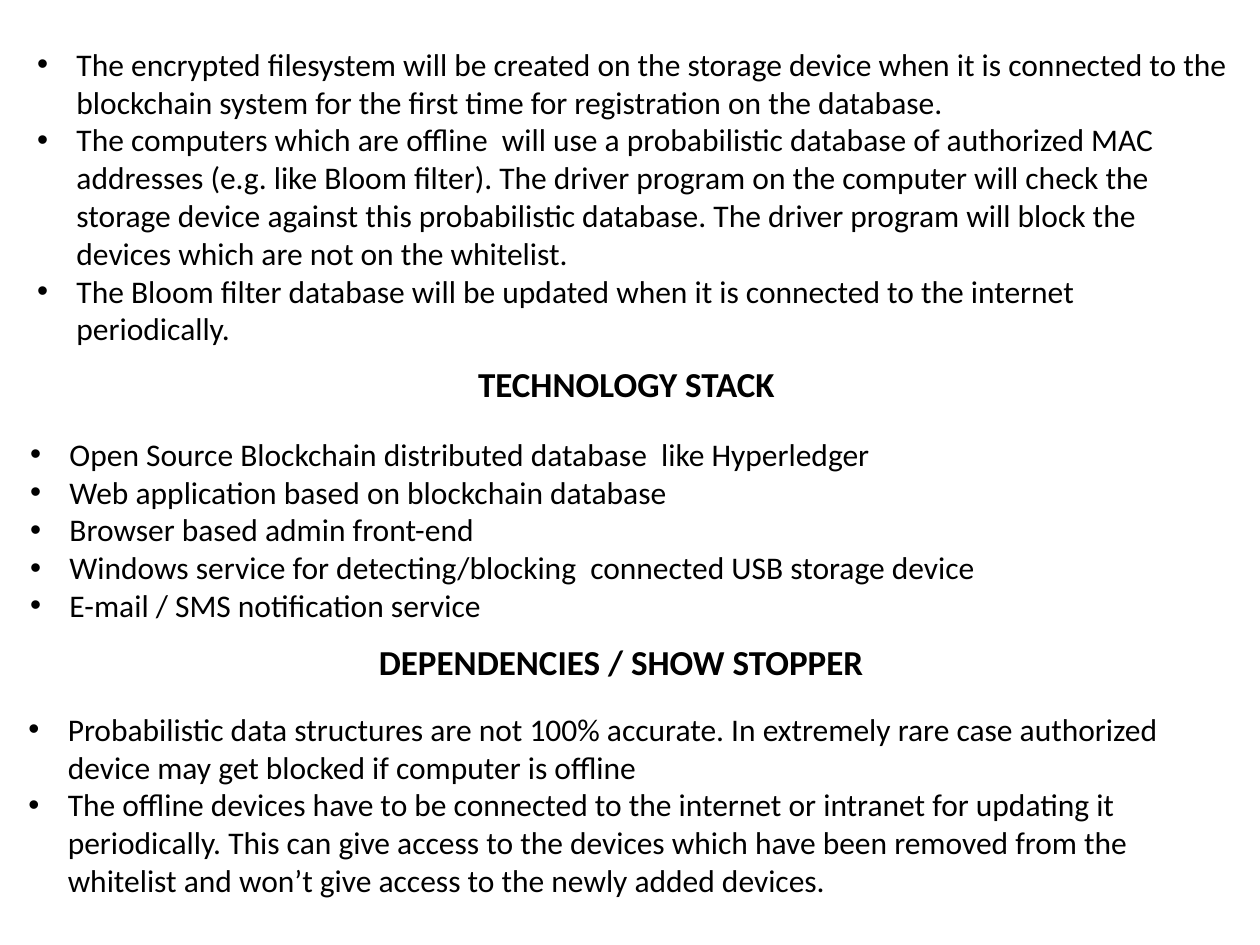
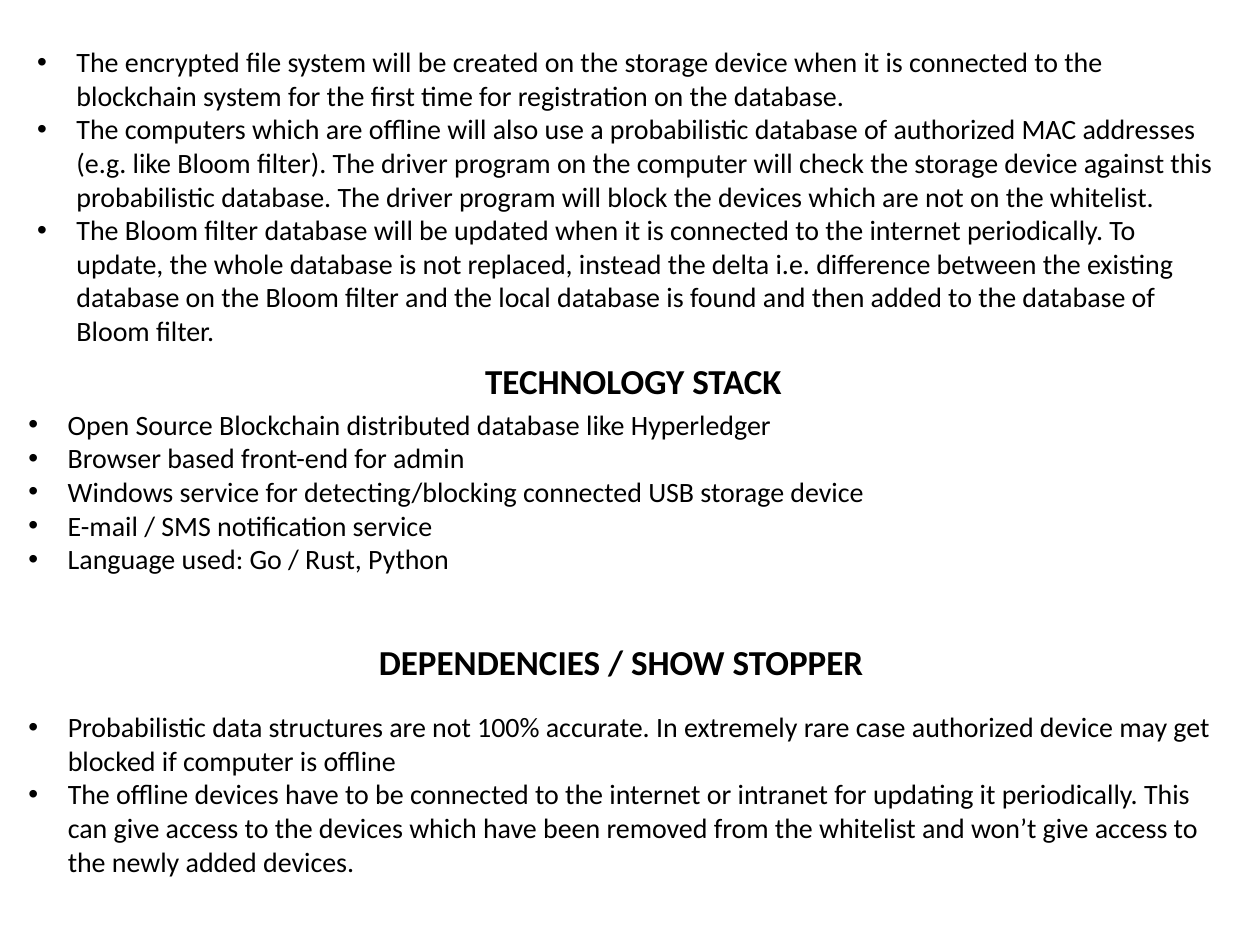
Before and after one commit to Dashree/sih2018, a slide deck: slide 2 of Gov_templates/USB_whitelist.pptx. Drawn at 1260x945 pixels with LibreOffice and Linux fonts; fonts in the diff are those of the drawing. Boxes give left, top, right and bottom in pixels: in the first picture for what was removed or moved away, otherwise in the second. Text is boxed around its words. In the diff, an @@ line names an element or a change of style, - is before the commit and + after.

```diff
--- a/Gov_templates/USB_whitelist.pptx
+++ b/Gov_templates/USB_whitelist.pptx
@@ text at (x1=76, y1=52, x2=1211, y2=342): text changed; size 18 to 16 pt @@
-• The encrypted filesystem will be created on the storage device when it is connected to the blockchain system for the first time for registration on the database.
-• The computers which are offline will use a probabilistic database of authorized MAC addresses (e.g. like Bloom filter). The driver program on the computer will check the storage device against this probabilistic database. The driver program will block the devices which are not on the whitelist.
-• The Bloom filter database will be updated when it is connected to the internet periodically.
+• The encrypted file system will be created on the storage device when it is connected to the blockchain system for the first time for registration on the database.
+• The computers which are offline will also use a probabilistic database of authorized MAC addresses (e.g. like Bloom filter). The driver program on the computer will check the storage device against this probabilistic database. The driver program will block the devices which are not on the whitelist.
+• The Bloom filter database will be updated when it is connected to the internet periodically. To update, the whole database is not replaced, instead the delta i.e. difference between the existing database on the Bloom filter and the local database is found and then added to the database of Bloom filter.
@@ text "TECHNOLOGY STACK" moved from (x1=478, y1=374, x2=774, y2=398) to (x1=485, y1=371, x2=781, y2=395) @@
@@ text "Open Source Blockchain distributed database ..." moved from (x1=69, y1=444, x2=974, y2=618) to (x1=68, y1=415, x2=863, y2=574) @@
@@ text at (x1=68, y1=415, x2=863, y2=537): size 18 to 16 pt in "Open Source Blockchain distributed database like Hyperledger", "Windows service for detecting/blocking connected USB storage ...", "E-mail / SMS notification service" @@
@@ text at (x1=68, y1=448, x2=464, y2=469): text changed; size 18 to 16 pt @@
-• Web application based on blockchain database
-• Browser based admin front-end
+• Browser based front-end for admin
@@ text at (x1=68, y1=549, x2=449, y2=574): paragraph added @@
+• Language used: Go / Rust, Python
@@ text "Probabilistic data structures are not ..." at (x1=68, y1=717, x2=1209, y2=877): size 18 to 16 pt @@
```
Also in this commit, not shown: 2 other slides changed, 1 slide added.
